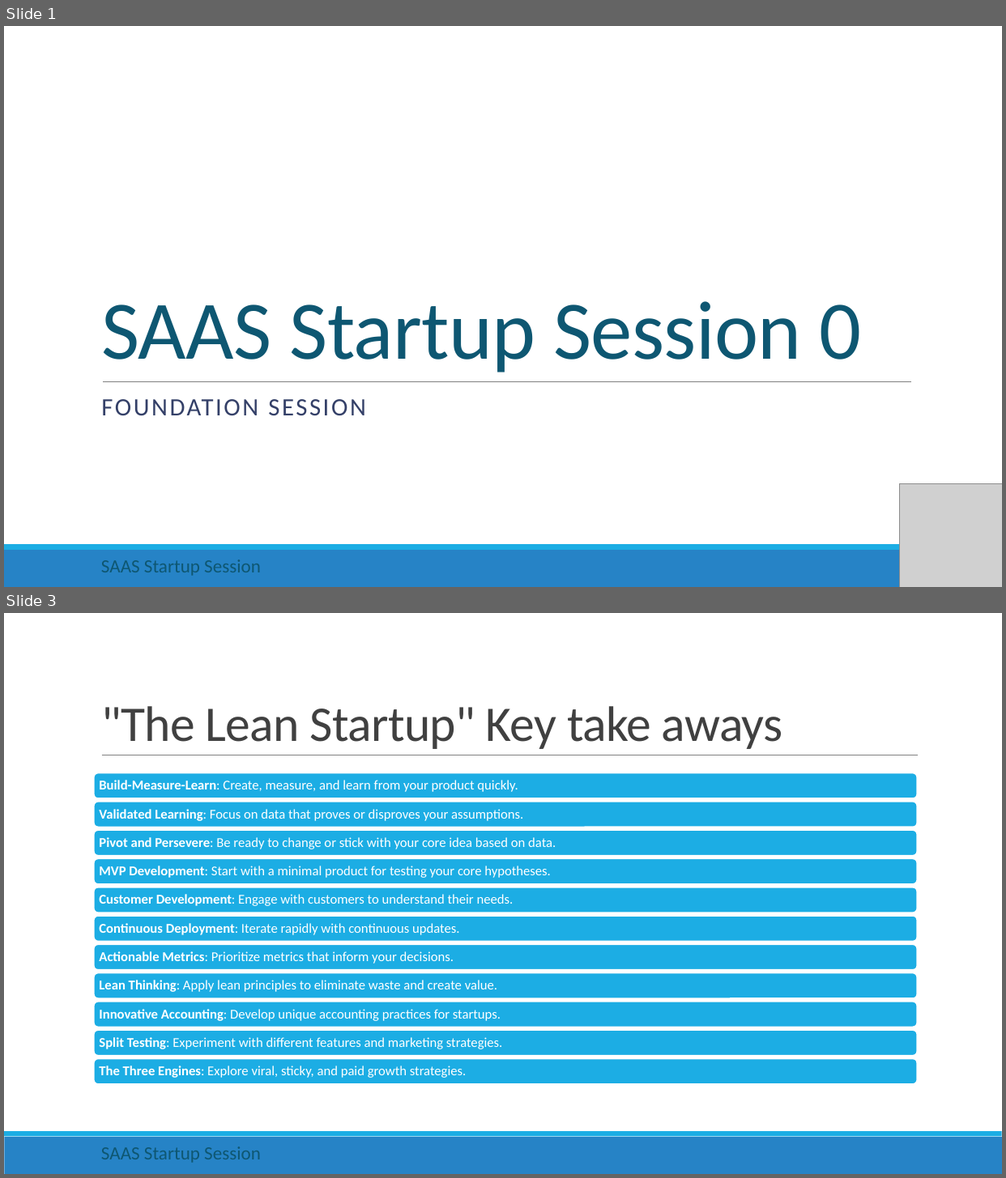
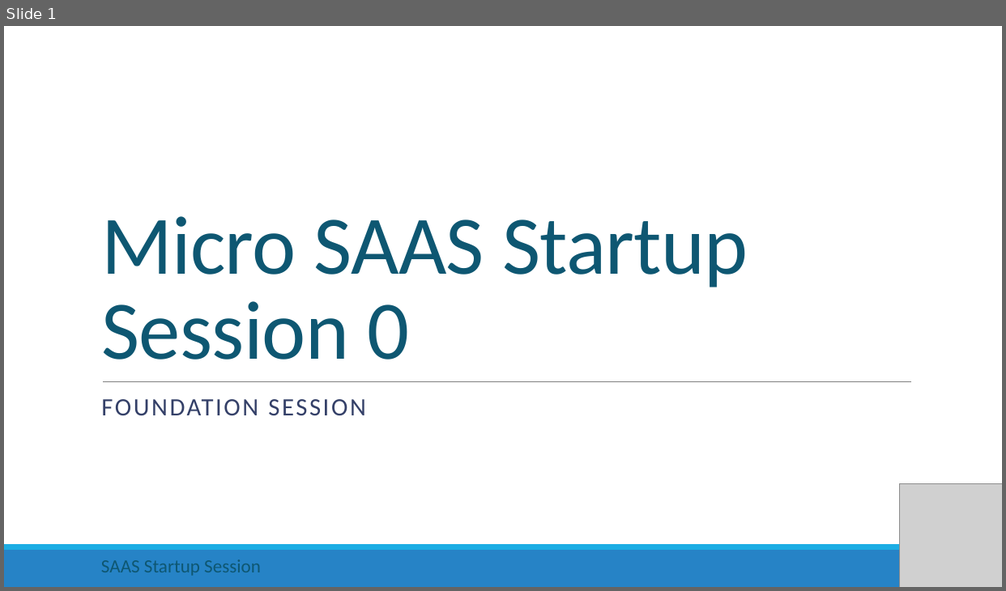
Before and after one commit to rishigujadhur1/Slides, a slide deck: Startups/Startup Session 0.pptx. Shown one above the other, each under a label of ours: slides 1 and 3 before the commit, slide 1 after it; the slides between them are not shown. The pictures are 1006x1178 and 1006x591 pixels, drawn with LibreOffice and Linux fonts; fonts in the diff are those of the drawing; grey boxes stand for pictures. Boxes give left, top, right and bottom in pixels: in the first picture for what was removed or moved away, otherwise in the second. Text is boxed around its words. In the diff, an @@ line names an element or a change of style, - is before the commit and + after.

```diff
--- a/Startups/Startup Session 0.pptx
+++ b/Startups/Startup Session 0.pptx
@@ slide 3 removed at bbox=[4, 613, 1002, 1174], background #FFFFFF; not listed: 2 template elements that a slide beside it also shows @@
@@ title removed at bbox=[101, 706, 783, 749] @@
-"The Lean Startup" Key take aways
@@ line removed from (102, 756) to (918, 756) @@
@@ group removed at bbox=[94, 773, 918, 1084]: 11 rounded rectangles, 11 texts @@
-Build-Measure-Learn: Create, measure, and learn from your product quickly.
-Validated Learning: Focus on data that proves or disproves your assumptions.
-Pivot and Persevere: Be ready to change or stick with your core idea based on data.
-MVP Development: Start with a minimal product for testing your core hypotheses.
-Customer Development: Engage with customers to understand their needs.
-Continuous Deployment: Iterate rapidly with continuous updates.
-Actionable Metrics: Prioritize metrics that inform your decisions.
-Lean Thinking: Apply lean principles to eliminate waste and create value.
-Innovative Accounting: Develop unique accounting practices for startups.
-Split Testing: Experiment with different features and marketing strategies.
-The Three Engines: Explore viral, sticky, and paid growth strategies.
@@ text removed at bbox=[101, 1147, 261, 1163] @@
-SAAS Startup Session
@@ slide 1 changed as well @@
@@ title at bbox=[101, 216, 748, 360]: text changed @@
-SAAS Startup Session 0
+Micro SAAS Startup Session 0
```
Also in this commit, not shown: 2 other slides changed, 6 slides added, 3 other files.
